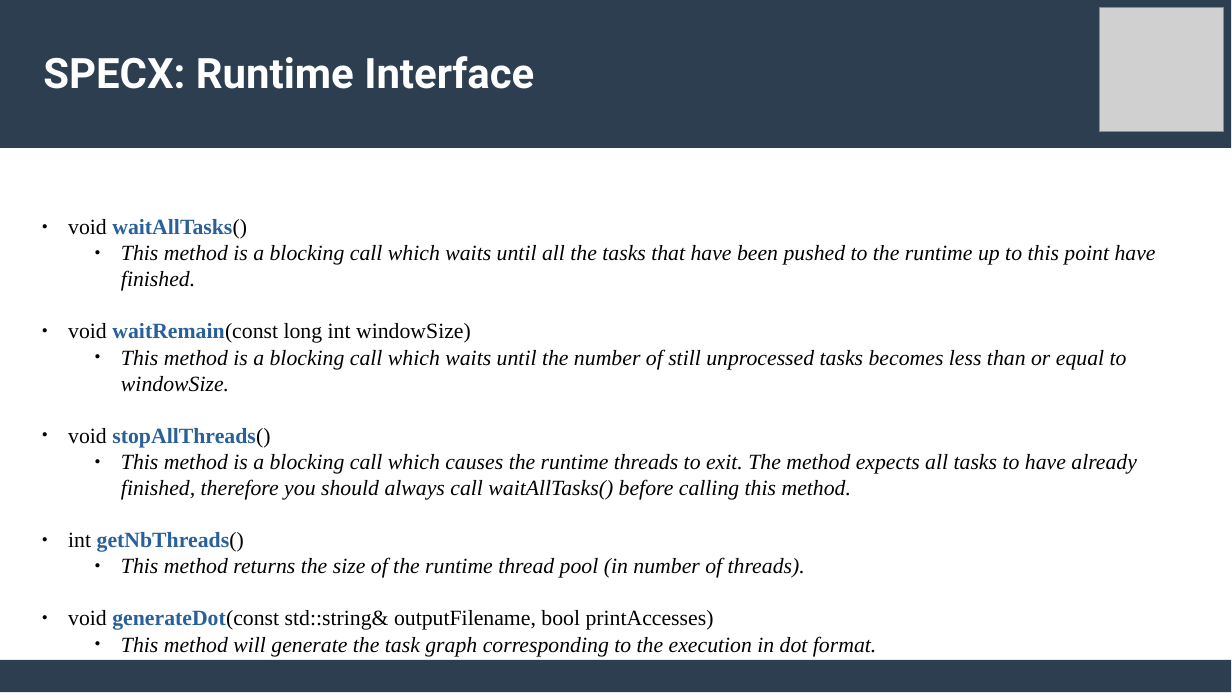
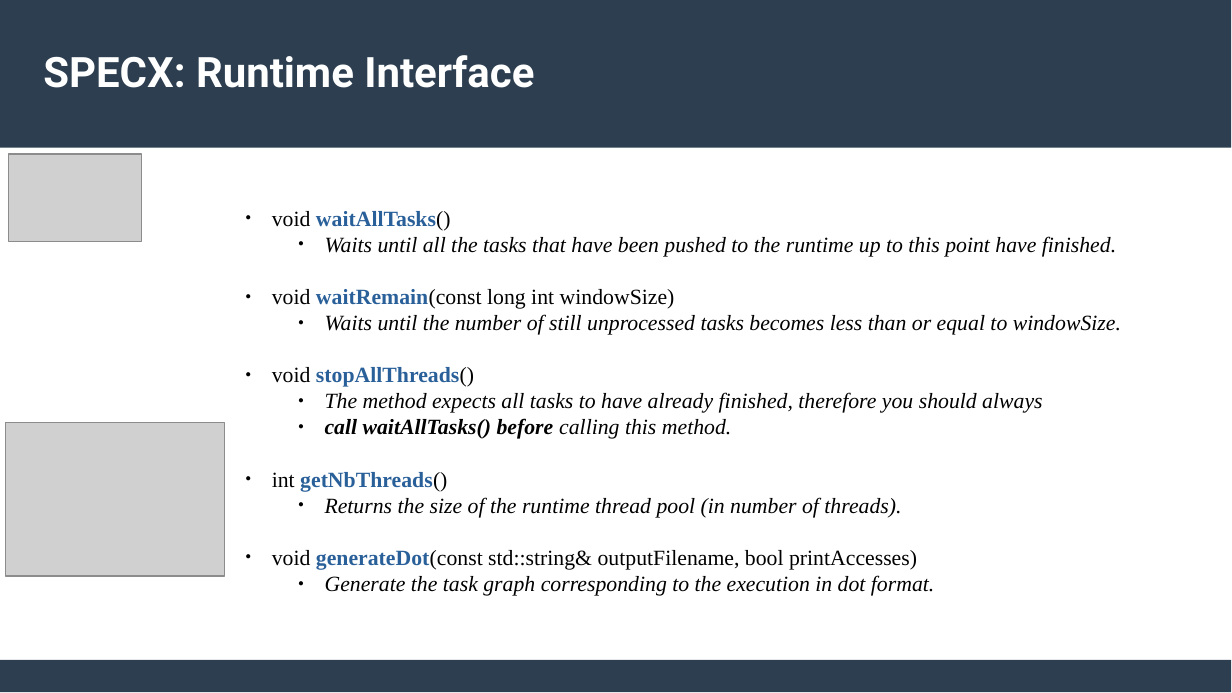
Before and after one commit to lemoinep/ParallelProgramming, a slide deck: slide 10 of MySlides/Session6_ParallelProgramming_Specx.pptx. Drawn at 1232x693 pixels with LibreOffice and Linux fonts; fonts in the diff are those of the drawing; grey boxes stand for pictures. Boxes give left, top, right and bottom in pixels: in the first picture for what was removed or moved away, otherwise in the second. Text is boxed around its words. In the diff, an @@ line names an element or a change of style, - is before the commit and + after.

```diff
--- a/MySlides/Session6_ParallelProgramming_Specx.pptx
+++ b/MySlides/Session6_ParallelProgramming_Specx.pptx
@@ picture removed at [1100, 8, 1224, 132] @@
@@ picture added at [9, 154, 141, 243] @@
@@ text "void waitAllTasks()": place and size @@
-text "void waitAllTasks()" at [68, 219, 1156, 657]
+text "void waitAllTasks()" at [272, 211, 1121, 596]
@@ text at [325, 236, 1116, 257]: text changed @@
-    ● This method is a blocking call which waits until all the tasks that have been pushed to the runtime up to this point have finished.
+    ● Waits until all the tasks that have been pushed to the runtime up to this point have finished.
@@ text at [325, 315, 1121, 335]: text changed @@
-    ● This method is a blocking call which waits until the number of still unprocessed tasks becomes less than or equal to windowSize.
+    ● Waits until the number of still unprocessed tasks becomes less than or equal to windowSize.
@@ text at [325, 392, 1042, 439]: text changed @@
-    ● This method is a blocking call which causes the runtime threads to exit. The method expects all tasks to have already finished, therefore you should always call waitAllTasks() before calling this method.
+    ● The method expects all tasks to have already finished, therefore you should always
+    ● call waitAllTasks() before calling this method.
@@ picture added at [6, 423, 225, 577] @@
@@ text at [325, 498, 901, 518]: text changed @@
-    ● This method returns the size of the runtime thread pool (in number of threads).
+    ● Returns the size of the runtime thread pool (in number of threads).
@@ text at [325, 575, 934, 596]: text changed @@
-    ● This method will generate the task graph corresponding to the execution in dot format.
+    ● Generate the task graph corresponding to the execution in dot format.
```
Also in this commit, not shown: 11 other slides changed, 1 other file.
